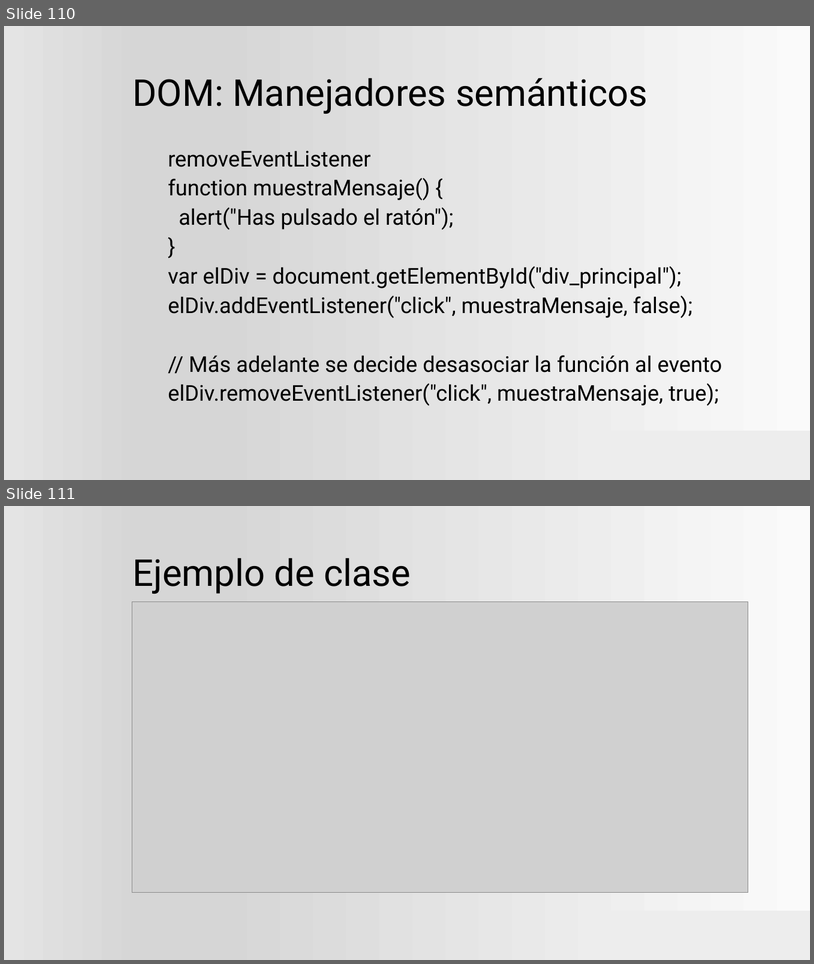
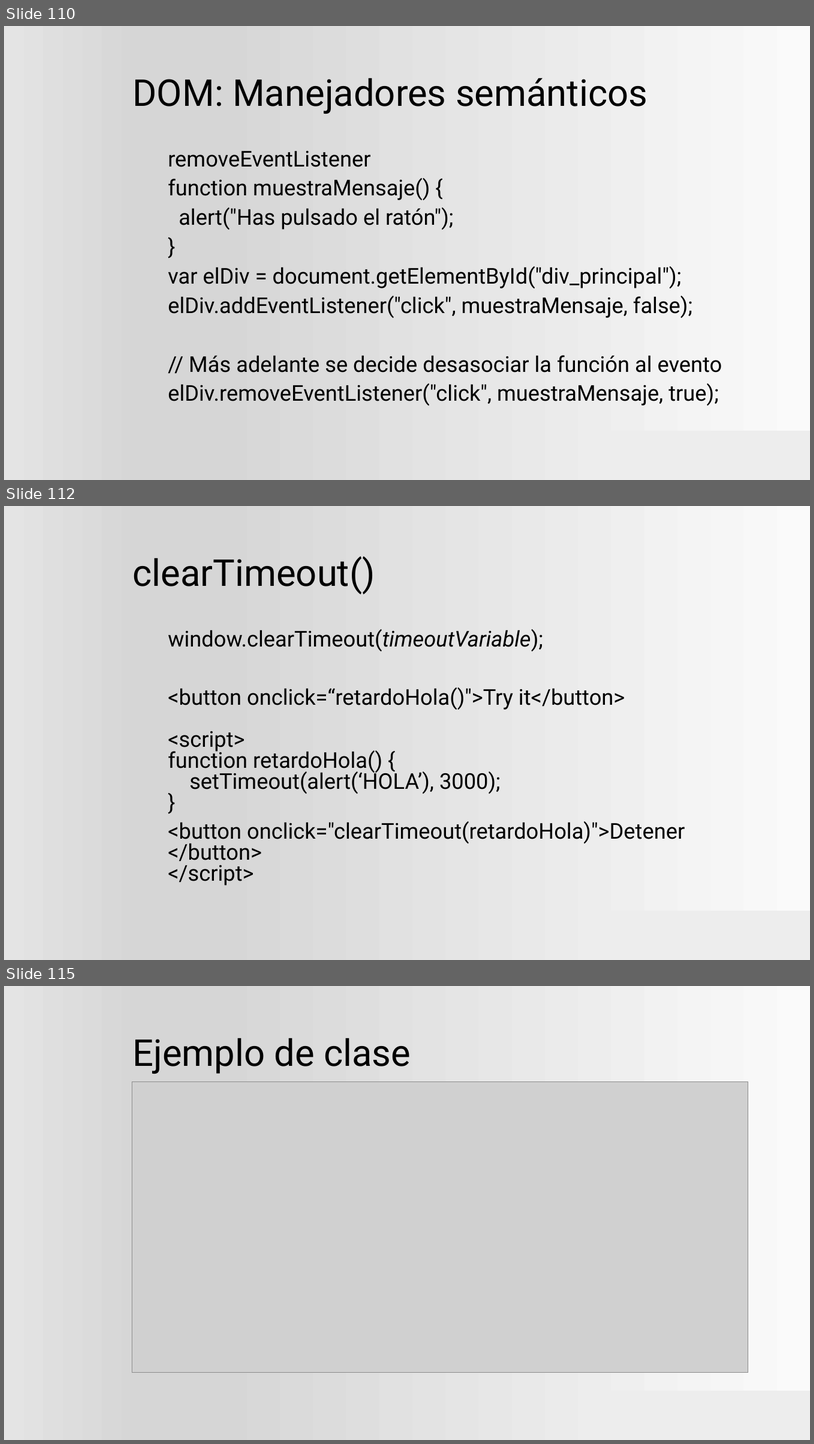
Before and after one commit to ProfVillegas/DAW, a slide deck: Plantilla.pptx. Shown one above the other, each under a label of ours: slides 110 and 111 before the commit, slides 110, 112 and 115 after it; the slides between them are not shown. The pictures are 814x964 and 814x1444 pixels, drawn with LibreOffice and Linux fonts; fonts in the diff are those of the drawing; grey boxes stand for pictures; background and template pictures are left out. Boxes give left, top, right and bottom in pixels: in the first picture for what was removed or moved away, otherwise in the second. Text is boxed around its words. In the diff, an @@ line names an element or a change of style, - is before the commit and + after.

```diff
--- a/Plantilla.pptx
+++ b/Plantilla.pptx
@@ slide 112 added at <box>4,506,810,960</box>, background gradient #FAFAFA to #D7D7D7 to #E4E4E4; not listed: 1 template element that a slide beside it also shows @@
@@ title added at <box>132,556,375,594</box>, 44 pt, text #000000 @@
+clearTimeout()
@@ text added at <box>168,629,685,885</box>, 25.9 pt, text #000000 @@
+window.clearTimeout(timeoutVariable);
+<button onclick=“retardoHola()">Try it</button>
+<script>
+function retardoHola() {
+setTimeout(alert(‘HOLA’), 3000);
+}
+<button onclick="clearTimeout(retardoHola)">Detener
+</button>
+</script>
@@ what was slide 111 is now slide 115 @@
```
Also in this commit, not shown: 3 slides changed, 3 other slides added, 53 other files.
